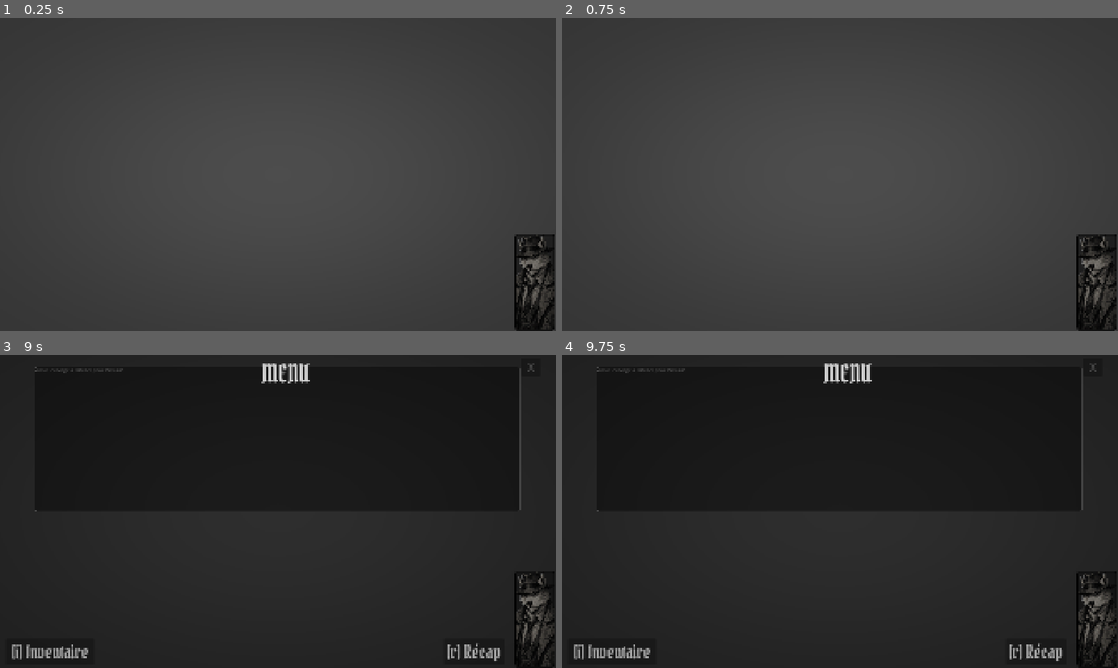
Above: before the commit, frames 1-4 (two rows, left to right).
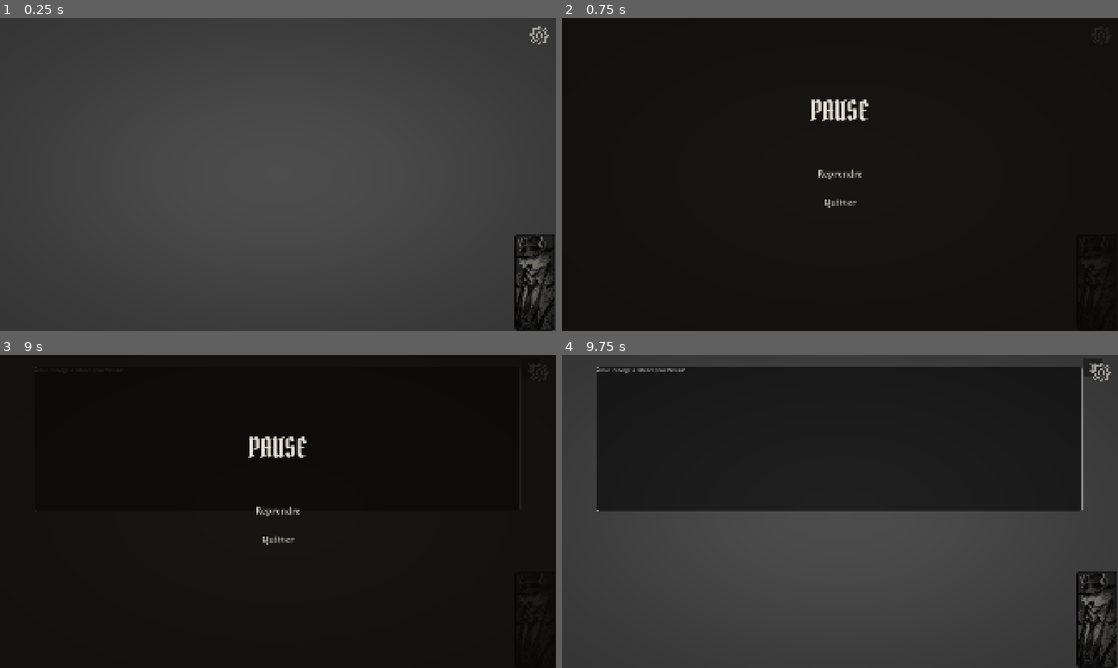
Above: after the commit, the same moments.

Repository: Kaburyo/black-thoughts
Game: Godot game, scene res://scenes/ui/hud.tscn
The game is run twice, just before and just after one commit, with the same random seed, the same clock (stepped at 60 frames per second) and the same inputs. Before the commit the project has no main scene; this scene is started directly in both runs.
Inputs (mouse positions are in pixels of both pictures, inside the frame that each line leads up to):
- Up to frame 1 (0.25 s): no input
- Up to frame 2 (0.75 s): click (1101, 33) at 0.52 s
- Up to frame 3 (9 s): click (278, 511) at 1.25 s, where only the run after the commit has a clickable "Reprendre"; click (533, 617) at 2.02 s; click "[i] Inventaire" at 2.75 s; click "[r] Récap" at 3.5 s; click (533, 617) at 4.27 s; click (533, 617) at 5.02 s; click "[i] Inventaire" at 5.75 s; click "[r] Récap" at 6.5 s; click "[i] Inventaire" at 7.25 s; click "[r] Récap" at 8 s; click "X" at 8.75 s
- Up to frame 4 (9.75 s): click (840, 511) at 9.5 s, where only the run after the commit has a clickable "Reprendre"

The runs differ from the first frame. In frame 1, less than 0.1% of the frame differs, in the area x 95-99%, y 2-9%; in frame 2, 98%, in the area x 0-100%, y 0-100%; in frame 3, 11%; in frame 4, 38%.

Commit message:
Ajout écran titre (main_scene + music) + corrections

Diff:
--- /dev/null
+++ b/assets/art/ui/icon_menu.svg
@@ -0,0 +1,23 @@
+<svg width="128" height="128" viewBox="0 0 128 128" xmlns="http://www.w3.org/2000/svg">
+  <g fill="none" stroke="#e6e0d3" stroke-width="8" stroke-linejoin="round" stroke-linecap="round">
+    <path d="M64 14
+      L72 14 L75 30
+      A35 35 0 0 1 86 36
+      L101 29 L107 36 L100 50
+      A35 35 0 0 1 103 62
+      L118 67 L118 75 L102 78
+      A35 35 0 0 1 96 89
+      L103 104 L96 110 L82 103
+      A35 35 0 0 1 70 106
+      L65 121 L57 121 L54 105
+      A35 35 0 0 1 43 99
+      L28 106 L22 99 L29 85
+      A35 35 0 0 1 26 73
+      L11 68 L11 60 L27 57
+      A35 35 0 0 1 33 46
+      L26 31 L33 25 L47 32
+      A35 35 0 0 1 59 29
+      L64 14 Z"/>
+    <circle cx="64" cy="67" r="18"/>
+  </g>
+</svg>
--- a/project.godot
+++ b/project.godot
@@ -15,6 +15,7 @@
 [application]
 
 config/name="black_thoughts"
+run/main_scene="uid://b0uwlalh3opxk"
 config/features=PackedStringArray("4.6", "GL Compatibility")
 config/icon="res://icon.svg"
 
@@ -32,6 +33,7 @@
 Dialogue="*res://scenes/ui/dialogue.tscn"
 Combinaison="*res://globals/combinaison.gd"
 Confirmation="*uid://c0h1b41y0wnd"
+MenuPause="*uid://ba7u20khu3hue"
 
 [display]
 
--- /dev/null
+++ b/scenes/ui/ecran_titre.gd
@@ -0,0 +1,39 @@
+extends Control
+
+# ============================================================
+#  ÉCRAN-TITRE — Menu principal (version sommaire)
+#
+#  Le point d'entrée du jeu. Deux choix pour l'instant :
+#    - "Nouvelle partie" -> lance la cinématique d'intro.
+#    - "Quitter"         -> ferme le jeu.
+#
+#  Volontairement minimal : d'autres entrées (Continuer, Options...)
+#  viendront quand les systèmes correspondants existeront.
+# ============================================================
+
+# La cinématique d'intro, lancée par "Nouvelle partie".
+const SCENE_INTRO: String = "res://scenes/ui/intro_cinematique.tscn"
+
+
+func _ready() -> void:
+    # Sur l'écran-titre, pas de HUD de jeu (portrait, inventaire...).
+    # On le cache au cas où il aurait été affiché lors d'une partie.
+    Hud.cacher()
+
+    # Si on revient au titre après un fondu au noir (futur bouton
+    # "Quitter" du menu pause), on s'assure que l'écran est révélé.
+    Fondu.fondu_depuis_noir()
+
+    $Boutons/BoutonNouvellePartie.pressed.connect(_sur_nouvelle_partie)
+    $Boutons/BoutonQuitter.pressed.connect(_sur_quitter)
+
+
+func _sur_nouvelle_partie() -> void:
+    # Petit fondu au noir avant d'entrer dans la cinématique, pour une
+    # transition propre (la cinématique démarre elle-même sur du noir).
+    await Fondu.fondu_au_noir()
+    get_tree().change_scene_to_file(SCENE_INTRO)
+
+
+func _sur_quitter() -> void:
+    get_tree().quit()
--- /dev/null
+++ b/scenes/ui/ecran_titre.tscn
@@ -0,0 +1,78 @@
+[gd_scene format=3 uid="uid://b0uwlalh3opxk"]
+
+[ext_resource type="Script" uid="uid://bvaxqjrx5i7a5" path="res://scenes/ui/ecran_titre.gd" id="1_titrescript"]
+[ext_resource type="FontFile" uid="uid://b41ruyxvyshkt" path="res://assets/fonts/PirataOne-Regular.ttf" id="2_pirata"]
+[ext_resource type="FontFile" uid="uid://dvd00727ltn8n" path="res://assets/fonts/Amarante-Regular.ttf" id="3_amarante"]
+[ext_resource type="AudioStream" uid="uid://b3htbgx6gxvxn" path="res://assets/audio/music/ecran_titre_music.wav" id="4_kgr37"]
+
+[node name="EcranTitre" type="Control" unique_id=484729205]
+layout_mode = 3
+anchors_preset = 15
+anchor_right = 1.0
+anchor_bottom = 1.0
+grow_horizontal = 2
+grow_vertical = 2
+script = ExtResource("1_titrescript")
+
+[node name="FondNoir" type="ColorRect" parent="." unique_id=1938748625]
+layout_mode = 1
+anchors_preset = 15
+anchor_right = 1.0
+anchor_bottom = 1.0
+grow_horizontal = 2
+grow_vertical = 2
+color = Color(0.078, 0.067, 0.051, 1)
+
+[node name="Titre" type="Label" parent="." unique_id=570622923]
+layout_mode = 1
+anchors_preset = 10
+anchor_right = 1.0
+offset_top = 220.0
+offset_bottom = 420.0
+grow_horizontal = 2
+theme_override_colors/font_color = Color(0.902, 0.882, 0.831, 1)
+theme_override_fonts/font = ExtResource("2_pirata")
+theme_override_font_sizes/font_size = 161
+text = "BLACK THOUGHTS"
+horizontal_alignment = 1
+vertical_alignment = 1
+
+[node name="Boutons" type="VBoxContainer" parent="." unique_id=1348576257]
+layout_mode = 1
+anchors_preset = 7
+anchor_left = 0.5
+anchor_top = 1.0
+anchor_right = 0.5
+anchor_bottom = 1.0
+offset_left = -180.0
+offset_top = -320.0
+offset_right = 180.0
+offset_bottom = -120.0
+grow_horizontal = 2
+grow_vertical = 0
+theme_override_constants/separation = 28
+
+[node name="BoutonNouvellePartie" type="Button" parent="Boutons" unique_id=1143819535]
+custom_minimum_size = Vector2(360, 72)
+layout_mode = 2
+theme_override_colors/font_color = Color(0.902, 0.882, 0.831, 1)
+theme_override_colors/font_hover_color = Color(1, 1, 1, 1)
+theme_override_fonts/font = ExtResource("3_amarante")
+theme_override_font_sizes/font_size = 36
+text = "Nouvelle Partie"
+flat = true
+
+[node name="BoutonQuitter" type="Button" parent="Boutons" unique_id=685949220]
+custom_minimum_size = Vector2(360, 72)
+layout_mode = 2
+theme_override_colors/font_color = Color(0.694, 0.671, 0.616, 1)
+theme_override_colors/font_hover_color = Color(1, 1, 1, 1)
+theme_override_fonts/font = ExtResource("3_amarante")
+theme_override_font_sizes/font_size = 36
+text = "Quitter"
+flat = true
+
+[node name="MusicPlayer" type="AudioStreamPlayer" parent="." unique_id=1910137744]
+stream = ExtResource("4_kgr37")
+volume_db = -1.0
+autoplay = true
--- a/scenes/ui/hud.gd
+++ b/scenes/ui/hud.gd
@@ -50,6 +50,7 @@
 @onready var grille_objets: GridContainer = $MenuPanel/InventairePanel/MargeInventaire/GrilleObjets
 @onready var menu_objet: PopupMenu = $MenuObjet
 @onready var curseur: TextureRect = $CurseurObjet
+@onready var bouton_menu: TextureButton = $BoutonMenu
 
 
 # --- Réglages du glissement de l'inventaire ---
@@ -114,6 +115,7 @@
     portrait.pressed.connect(_sur_clic_portrait)
     inventaire_bouton.pressed.connect(_sur_clic_inventaire)
     bouton_recap.pressed.connect(_sur_clic_recap)
+    bouton_menu.pressed.connect(_sur_clic_menu)
 
     # Le PopupMenu nous renvoie le numéro de l'action choisie.
     menu_objet.id_pressed.connect(_sur_action_menu)
@@ -242,6 +244,15 @@
 # --- Clic sur le bouton Récap ---
 func _sur_clic_recap() -> void:
     Dialogue.basculer_recap()
+
+
+# --- Clic sur le bouton roue crantée : ouvre le menu pause ---
+# On referme d'abord le carnet (et tout objet en main) pour repartir
+# d'un état propre, puis on ouvre le menu pause (service autonome qui
+# met le jeu en pause).
+func _sur_clic_menu() -> void:
+    fermer_menu()
+    MenuPause.ouvrir()
 
 
 # --- Le menu (le carnet) ---
--- a/scenes/ui/hud.tscn
+++ b/scenes/ui/hud.tscn
@@ -3,6 +3,7 @@
 [ext_resource type="Script" uid="uid://u2n4g0sbmrd4" path="res://scenes/ui/hud.gd" id="1_bo48s"]
 [ext_resource type="FontFile" uid="uid://b41ruyxvyshkt" path="res://assets/fonts/PirataOne-Regular.ttf" id="1_hqnrr"]
 [ext_resource type="Script" uid="uid://fykxniy4hk2c" path="res://scenes/ui/portrait_al.gd" id="4_8qguk"]
+[ext_resource type="Texture2D" path="res://assets/art/ui/icon_menu.svg" id="5_menubtn"]
 
 [sub_resource type="StyleBoxFlat" id="StyleBoxFlat_8qguk"]
 bg_color = Color(0, 0, 0, 1)
@@ -120,6 +121,19 @@
 theme_override_font_sizes/font_size = 60
 text = "[r] Récap"
 
+[node name="BoutonMenu" type="TextureButton" parent="." unique_id=771100201]
+anchors_preset = 1
+anchor_left = 1.0
+anchor_right = 1.0
+offset_left = -94.0
+offset_top = 22.0
+offset_right = -22.0
+offset_bottom = 94.0
+grow_horizontal = 0
+texture_normal = ExtResource("5_menubtn")
+ignore_texture_size = true
+stretch_mode = 5
+
 [node name="MenuObjet" type="PopupMenu" parent="." unique_id=845800318]
 
 [node name="CurseurObjet" type="TextureRect" parent="." unique_id=2115271376]
--- a/scenes/ui/intro_cinematique.gd
+++ b/scenes/ui/intro_cinematique.gd
@@ -24,15 +24,15 @@
 
 # --- Rythme du carton-titre ---
 const TITRE_FONDU_IN: float = 1.2
-const TITRE_ENTRE_DEUX: float = 0.5  # pause entre le titre et le sous-titre
+const TITRE_ENTRE_DEUX: float = 0.7  # pause entre le titre et le sous-titre
 const TITRE_HOLD: float = 2.6
 const TITRE_FONDU_OUT: float = 1.0
 const TITRE_AVANT_CASES: float = 0.5
 
 # --- Rythme des cases ---
-const FONDU_CASE: float = 0.5        # apparition d'une case
-const PAUSE_APRES_CASE: float = 1.4  # temps de lecture entre deux cases
-const SWITCH_IMAGE_3_4: float = 0.18 # bascule image 3 -> 4 (rapide = "animé")
+const FONDU_CASE: float = 1.0        # apparition d'une case
+const PAUSE_APRES_CASE: float = 2.0  # temps de lecture entre deux cases
+const SWITCH_IMAGE_3_4: float = 0.15 # bascule image 3 -> 4 (rapide = "animé")
 
 # --- Rythme du climax ---
 const AVANT_LE_TOC: float = 0.6      # tension avant les coups
@@ -40,8 +40,8 @@
 const APRES_ENTREZ: float = 1.0      # respiration avant de partir
 
 # --- Musique ---
-const MUSIQUE_DB_FOND: float = -8.0 # niveau "en fond" pendant le climax
-const DUCK_DUREE: float = 0.4        # temps pour plonger en fond
+const MUSIQUE_DB_FOND: float = -10.0 # niveau "en fond" pendant le climax
+const DUCK_DUREE: float = 1.5        # temps pour plonger en fond
 const FADE_FINAL_DUREE: float = 0.7  # fade-out final, calé sur le fondu écran
 
 # Scène à charger une fois la cinématique finie.
@@ -86,6 +86,15 @@
     titre_jeu.modulate.a = 0.0
     sous_titre.modulate.a = 0.0
 
+    # On peut arriver ici avec l'écran ENCORE NOIR : l'écran-titre fait un
+    # fondu au noir avant de lancer la cinématique, et ce voile (service
+    # Fondu, persistant) resterait opaque par-dessus toute la scène. On
+    # révèle donc l'écran maintenant que tout est en place et invisible :
+    # le voile se lève sur le fond noir de la cinématique, puis le carton-
+    # titre apparaît proprement. (Lancée seule en F6, le voile est déjà
+    # transparent : cet appel est alors sans effet visible. Sûr partout.)
+    Fondu.fondu_depuis_noir()
+
     _jouer_cinematique()
 
 
--- /dev/null
+++ b/scenes/ui/menu_pause.gd
@@ -0,0 +1,71 @@
+extends CanvasLayer
+
+# ============================================================
+#  MENU PAUSE — autoload "MenuPause"
+#
+#  Un voile plein écran avec deux choix (version pré-alpha) :
+#    - "Reprendre" -> ferme le menu, le jeu repart.
+#    - "Quitter"   -> retour à l'écran-titre.
+#
+#  Ouvert par le bouton roue crantée du HUD (Hud appelle
+#  MenuPause.ouvrir()). Met le jeu en pause via get_tree().paused.
+#
+#  Cet autoload tourne TOUJOURS, même en pause (process_mode ALWAYS,
+#  réglé dans _ready), sinon ses propres boutons seraient gelés.
+#
+#  NOTE : la sauvegarde et les options viendront plus tard. Pour
+#  l'instant, le strict minimum utile à un testeur.
+# ============================================================
+
+# L'écran-titre, vers lequel "Quitter" ramène.
+const SCENE_TITRE: String = "res://scenes/ui/ecran_titre.tscn"
+
+@onready var voile: ColorRect = $Voile
+@onready var bouton_reprendre: Button = $Voile/Boutons/BoutonReprendre
+@onready var bouton_quitter: Button = $Voile/Boutons/BoutonQuitter
+
+var _ouvert: bool = false
+
+
+func _ready() -> void:
+    # Le menu doit rester actif quand le reste du jeu est en pause :
+    # sans ça, ses propres boutons seraient gelés avec le reste.
+    process_mode = Node.PROCESS_MODE_ALWAYS
+
+    # Caché au départ.
+    visible = false
+
+    bouton_reprendre.pressed.connect(reprendre)
+    bouton_quitter.pressed.connect(_quitter_vers_titre)
+
+
+# --- OUVRIR LE MENU ---
+# Appelé par le bouton roue crantée du HUD.
+func ouvrir() -> void:
+    if _ouvert:
+        return
+    _ouvert = true
+    visible = true
+    get_tree().paused = true
+
+
+# --- REPRENDRE ---
+# Ferme le menu et relance le jeu.
+func reprendre() -> void:
+    if not _ouvert:
+        return
+    _ouvert = false
+    get_tree().paused = false
+    visible = false
+
+
+# --- QUITTER VERS L'ÉCRAN-TITRE ---
+# On lève la pause AVANT le fondu (sinon le tween du fondu serait gelé),
+# on assombrit l'écran, puis on charge l'écran-titre.
+func _quitter_vers_titre() -> void:
+    _ouvert = false
+    visible = false
+    get_tree().paused = false
+
+    await Fondu.fondu_au_noir()
+    get_tree().change_scene_to_file(SCENE_TITRE)
--- /dev/null
+++ b/scenes/ui/menu_pause.tscn
@@ -0,0 +1,66 @@
+[gd_scene format=3 uid="uid://ba7u20khu3hue"]
+
+[ext_resource type="Script" path="res://scenes/ui/menu_pause.gd" id="1_pausescript"]
+[ext_resource type="FontFile" uid="uid://b41ruyxvyshkt" path="res://assets/fonts/PirataOne-Regular.ttf" id="2_pirata"]
+[ext_resource type="FontFile" uid="uid://dvd00727ltn8n" path="res://assets/fonts/Amarante-Regular.ttf" id="3_amarante"]
+
+[node name="MenuPause" type="CanvasLayer"]
+layer = 100
+script = ExtResource("1_pausescript")
+
+[node name="Voile" type="ColorRect" parent="."]
+anchors_preset = 15
+anchor_right = 1.0
+anchor_bottom = 1.0
+grow_horizontal = 2
+grow_vertical = 2
+color = Color(0.04, 0.035, 0.027, 0.82)
+
+[node name="Titre" type="Label" parent="Voile"]
+layout_mode = 1
+anchors_preset = 10
+anchor_right = 1.0
+offset_top = 240.0
+offset_bottom = 400.0
+grow_horizontal = 2
+theme_override_colors/font_color = Color(0.902, 0.882, 0.831, 1)
+theme_override_fonts/font = ExtResource("2_pirata")
+theme_override_font_sizes/font_size = 96
+text = "PAUSE"
+horizontal_alignment = 1
+vertical_alignment = 1
+
+[node name="Boutons" type="VBoxContainer" parent="Voile"]
+layout_mode = 1
+anchors_preset = 8
+anchor_left = 0.5
+anchor_top = 0.5
+anchor_right = 0.5
+anchor_bottom = 0.5
+offset_left = -180.0
+offset_top = -40.0
+offset_right = 180.0
+offset_bottom = 160.0
+grow_horizontal = 2
+grow_vertical = 2
+theme_override_constants/separation = 28
+
+[node name="BoutonReprendre" type="Button" parent="Voile/Boutons"]
+custom_minimum_size = Vector2(360, 72)
+layout_mode = 2
+theme_override_colors/font_color = Color(0.902, 0.882, 0.831, 1)
+theme_override_colors/font_hover_color = Color(1, 1, 1, 1)
+theme_override_fonts/font = ExtResource("3_amarante")
+theme_override_font_sizes/font_size = 36
+text = "Reprendre"
+flat = true
+
+[node name="BoutonQuitter" type="Button" parent="Voile/Boutons"]
+custom_minimum_size = Vector2(360, 72)
+layout_mode = 2
+theme_override_colors/font_color = Color(0.694, 0.671, 0.616, 1)
+theme_override_colors/font_hover_color = Color(1, 1, 1, 1)
+theme_override_fonts/font = ExtResource("3_amarante")
+theme_override_font_sizes/font_size = 36
+text = "Quitter"
+flat = true
Not shown, added: assets/art/ui/icon_menu.svg.import
Not shown, added: assets/audio/music/ecran_titre_music.wav.import
Not shown, added: scenes/ui/ecran_titre.gd.uid
Not shown, added: scenes/ui/menu_pause.gd.uid
Not shown, added: assets/audio/music/ecran_titre_music.wav
